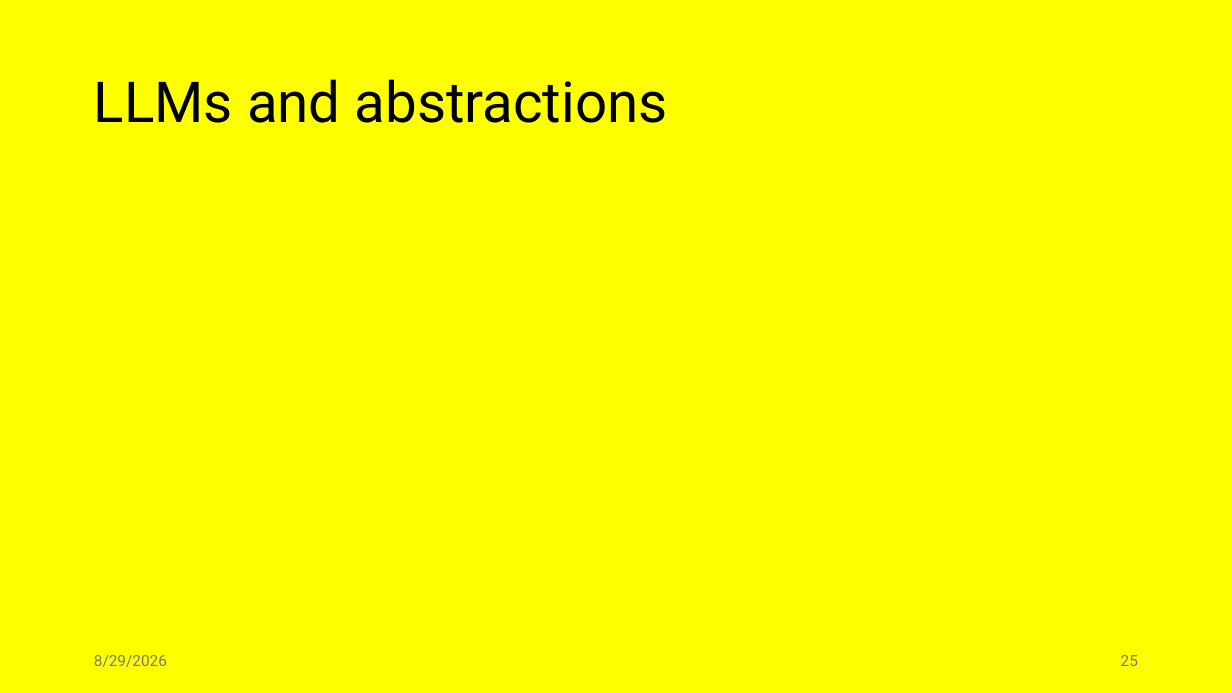
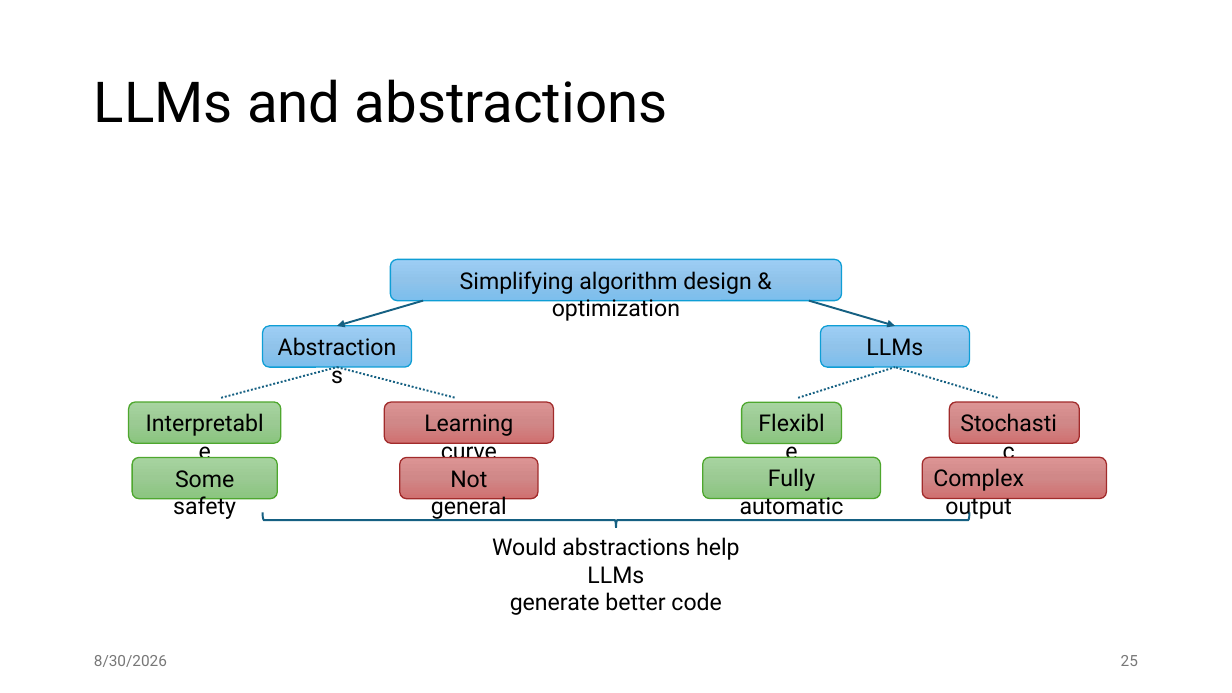
Before and after one commit to jiriklepl/phd-thesis, a slide deck: slide 25 of slides/Optimizing Memory Layouts and Traversal Orders in High-Performance Computing.pptx. Drawn at 1232x693 pixels with LibreOffice and Linux fonts; fonts in the diff are those of the drawing. Boxes give left, top, right and bottom in pixels: in the first picture for what was removed or moved away, otherwise in the second. Text is boxed around its words. In the diff, an @@ line names an element or a change of style, - is before the commit and + after.

```diff
--- a/slides/Optimizing Memory Layouts and Traversal Orders in High-Performance Computing.pptx
+++ b/slides/Optimizing Memory Layouts and Traversal Orders in High-Performance Computing.pptx
@@ background #FFFF00 to #FFFFFF @@
@@ rounded rectangle added at <box>391,260,842,301</box>, fill gradient #9ECFF5 to #90C4EB to #7CBEED, outline #0F9ED5 1 pt, 18 pt, text #000000 @@
+Simplifying algorithm design & optimization
@@ rounded rectangle added at <box>262,326,411,368</box>, fill gradient #9ECFF5 to #90C4EB to #7CBEED, outline #0F9ED5 1 pt, 18 pt, text #000000 @@
+Abstractions
@@ arrow added from (423, 300) to (337, 326), #156082 1.5 pt @@
@@ arrow added from (809, 300) to (896, 326), #156082 1.5 pt @@
@@ rounded rectangle added at <box>821,326,970,368</box>, fill gradient #9ECFF5 to #90C4EB to #7CBEED, outline #0F9ED5 1 pt, 18 pt, text #000000 @@
+LLMs
@@ line added from (221, 398) to (337, 367), #156082 1.5 pt dashed @@
@@ line added from (337, 367) to (456, 398), #156082 1.5 pt dashed @@
@@ line added from (799, 398) to (896, 367), #156082 1.5 pt dashed @@
@@ line added from (998, 398) to (896, 367), #156082 1.5 pt dashed @@
@@ rounded rectangle added at <box>128,402,281,444</box>, fill gradient #A8D5A0 to #9CCA94 to #8AC680, outline #4EA72E 1 pt, 18 pt, text #000000 @@
+Interpretable
@@ rounded rectangle added at <box>384,402,554,444</box>, fill gradient #DC9494 to #D08888 to #D07070, outline #A12B2B 1 pt, 18 pt, text #000000 @@
+Learning curve
@@ rounded rectangle added at <box>742,402,842,444</box>, fill gradient #A8D5A0 to #9CCA94 to #8AC680, outline #4EA72E 1 pt, 18 pt, text #000000 @@
+Flexible
@@ rounded rectangle added at <box>949,402,1080,444</box>, fill gradient #DC9494 to #D08888 to #D07070, outline #A12B2B 1 pt, 18 pt, text #000000 @@
+Stochastic
@@ rounded rectangle added at <box>132,457,277,499</box>, fill gradient #A8D5A0 to #9CCA94 to #8AC680, outline #4EA72E 1 pt, 18 pt, text #000000 @@
+Some safety
@@ rounded rectangle added at <box>400,457,539,499</box>, fill gradient #DC9494 to #D08888 to #D07070, outline #A12B2B 1 pt, 18 pt, text #000000 @@
+Not general
@@ rounded rectangle added at <box>703,457,881,499</box>, fill gradient #A8D5A0 to #9CCA94 to #8AC680, outline #4EA72E 1 pt, 18 pt, text #000000 @@
+Fully automatic
@@ rounded rectangle added at <box>922,457,1106,499</box>, fill gradient #DC9494 to #D08888 to #D07070, outline #A12B2B 1 pt, 18 pt, text #000000 @@
+Complex output
@@ right brace added at <box>262,512,970,528</box>, outline #156082 1.5 pt @@
@@ text added at <box>492,537,740,615</box>, 18 pt, text #000000 @@
+Would abstractions help LLMs
+generate better code
@@ text at <box>94,655,167,667</box>: text changed @@
-8/29/2026
+8/30/2026
```
Also in this commit, not shown: 30 other slides changed, 4 slides added.
